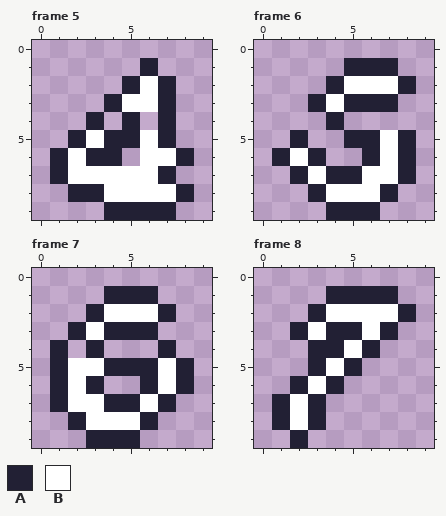
Two states of a pixel-art file, sprites/numbers2.aseprite. Above, as it was before the edit.
10x10 pixels, 10 frames. Shown: frame 5, frame 6, frame 7, frame 8. The commit also changed other frames, which this record leaves out.
Visible layers, top first: "Outer", "Inner".
Palette (. is transparent): A #222034  B #ffffff
Pixels before, frame 5, first column x 1:
 1 .....A..
 2 ....ABA.
 3 ...ABBA.
 4 ..A.A.A.
 5 .ABAABA.
 6 ABAA.BBA
 7 ABBBBBA.
 8 .AABBBBA
 9 ...AAAA.
Pixels before, frame 6, first column x 1:
 1 ....AAA.
 2 ...ABBBA
 3 ..ABAAA.
 4 ...A....
 5 .A..AABA
 6 ABA..ABA
 7 .ABAABBA
 8 ..ABBBA.
 9 ...AAA..
Pixels before, frame 7, first column x 1:
 1 ...AAA..
 2 ..ABBBA.
 3 .ABAAA..
 4 A.A...A.
 5 ABBAAABA
 6 ABA..ABA
 7 ABBAABA.
 8 .ABBBA..
 9 ..AAA...
Pixels before, frame 8, first column x 1:
 1 ...AAAA.
 2 ..ABBBBA
 3 .ABAABA.
 4 ..AABA..
 5 ..ABA...
 6 .ABA....
 7 ABA.....
 8 ABA.....
 9 .A......
And afterwards:
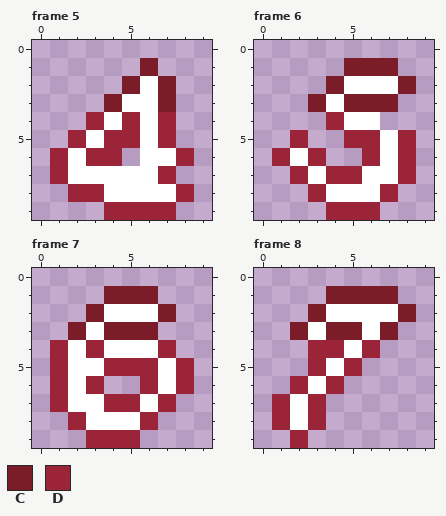
Colours new in this view: C #7b1c29  D #9c2439
Edits made:
Changed rows in their new state; - is an unchanged pixel.
Frame 5, layers "Outer", "Inner":
first column x 1:
 1 -----C--
 2 ----C-C-
 3 ---C--C-
 4 --DBDBD-
 5 -D-DD-D-
 6 D-DD---D
 7 D-----D-
 8 -DD----D
 9 ---DDDD-
Frame 6, layers "Outer", "Inner":
first column x 1:
 1 ----CCC-
 2 ---C---C
 3 --C-CCC-
 4 ---DBB--
 5 -D--DD-D
 6 D-D--D-D
 7 -D-DD--D
 8 --D---D-
 9 ---DDD--
Frame 7, layers "Outer", "Inner":
first column x 1:
 1 ---CCC--
 2 --C---C-
 3 -C-CCC--
 4 DBDBBBD-
 5 D--DDD-D
 6 D-D--D-D
 7 D--DD-D-
 8 -D---D--
 9 --DDD---
Frame 8, layer "Outer":
first column x 1:
 1 ---CCCC-
 2 --C----C
 3 -C-CC-C-
 4 --DD-D--
 5 --D-D---
 6 -D-D----
 7 D-D-----
 8 D-D-----
 9 -D------
Pixel boxes of the changes (left, top, right, bottom) in both pictures:
changed: (50, 58, 194, 220)
changed: (272, 58, 416, 220)
changed: (50, 286, 194, 448)
changed: (272, 286, 416, 448)
